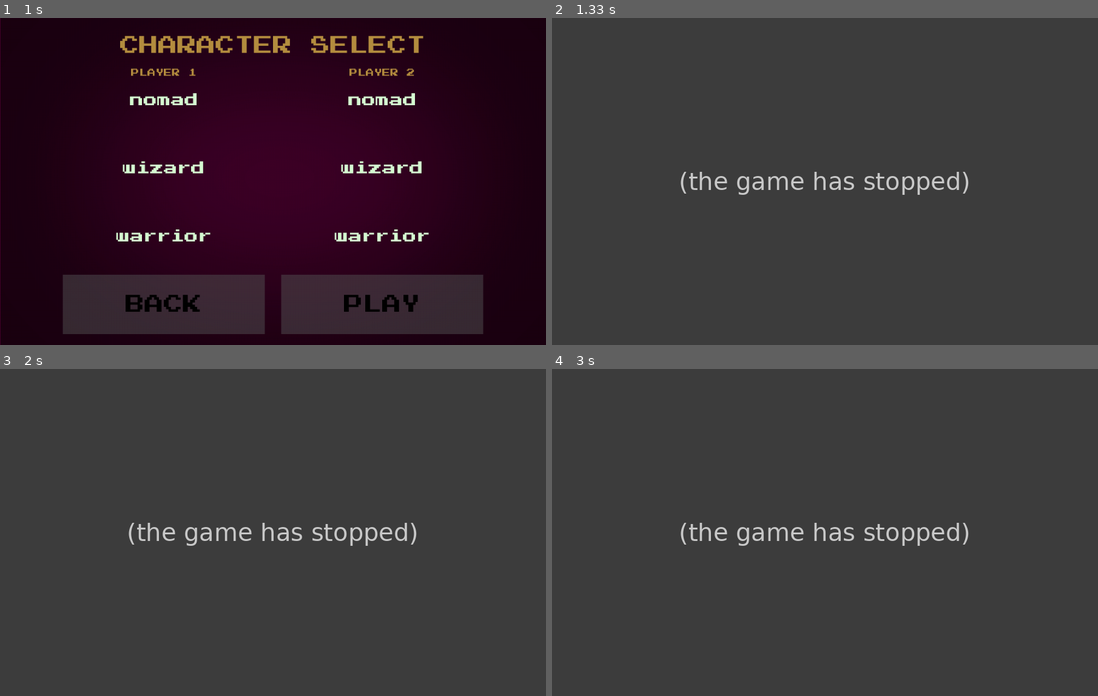
Above: before the commit, frames 1-4 (two rows, left to right).
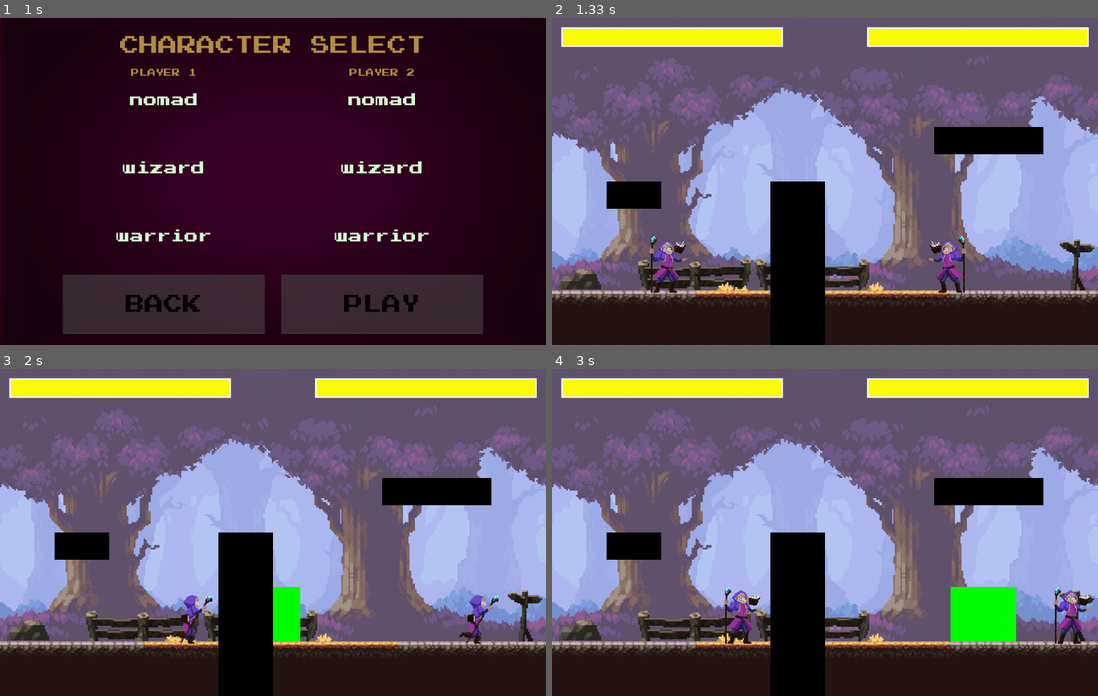
Above: after the commit, the same moments.

Repository: michaelc445/street-fighter-pygame
Game: pygame game, started from game/main.py
The game is run twice, just before and just after one commit, with the same random seed, the same clock (stepped at 60 frames per second) and the same inputs.
Inputs:
- Up to frame 1 (1 s): click "PLAY" at 0.38 s; click "SINGLEPLAYER" at 0.72 s
- Up to frame 2 (1.33 s): click "PLAY" at 1.05 s
- Up to frame 3 (2 s): tap T at 1.33 s; hold Right from 1.67 s (still down); hold D from 1.67 s (still down)
- Up to frame 4 (3 s): release Right at 2.13 s; release D at 2.13 s; hold Up 2.17-2.47 s; hold W 2.17-2.47 s; hold Right 2.5-2.97 s; hold D 2.5-2.97 s; tap T at 2.65 s

Frame 1 is identical in both runs. In frame 2, 99% of the frame differs, in the area x 0-100%, y 0-100%; in frame 3, 99%; in frame 4, 99%.
Error before the commit: AttributeError: 'StreetFighter' object has no attribute 'game_loop' (main.py line 728); the game stopped at 1.05 s (later frames are placeholders)

Commit message:
added single player back

Diff:
--- a/game/fighter.py
+++ b/game/fighter.py
@@ -1,7 +1,7 @@
 import pygame
 
 class Fighter(object):
-    def __init__(self, player, x, y, flip, punch_sound, projectile_sound, hit_sound,controls):
+    def __init__(self, player, x, y, flip, controls):
         self.updateFrame = pygame.time.get_ticks()
         self.action = 0  # 0=idle, 1=attack1, 2=attack2, 3=dying, 4=running, 5=jumping, 6=falling, 7=hit
         self.frame = 0
@@ -21,9 +21,7 @@
         self.attack1_cooldown = 0
         self.attack2_cooldown = 0
         self.color = (255, 0, 0)
-        self.punch_sound = punch_sound
-        self.projectile_sound = projectile_sound
-        self.hit_sound = hit_sound
+
         self.alive = True
         self.controls = controls
 
@@ -131,7 +129,7 @@
 
     def take_hit(self, damage, knockback, direction):
         self.hit = True
-        self.hit_sound.play()
+        #self.hit_sound.play()
         self.health -= damage
         self.color = (255, 255, 255)
         self.vel_x += (knockback - 2 * knockback * direction)
--- a/game/main.py
+++ b/game/main.py
@@ -1,9 +1,12 @@
 import pygame,asyncio
 from pygame import mixer
 
+from warrior import createWarrior
+from nomad import createNomad
+from wizard import createWizard
 from obstacle import Obstacle
 from button import Button
-
+from fighter import Fighter
 import sys
 
 
@@ -18,13 +21,13 @@
 
         self.player2_controls = {"left": pygame.K_LEFT, "right": pygame.K_RIGHT, "jump": pygame.K_UP,
                             "attack1": pygame.K_n, "attack2": pygame.K_m, "block": pygame.K_DOWN}
-
+        self.run = True
         mixer.init()
         # pygame.init()
         # create game window
         self.SCREEN_WIDTH = 1000
         self.SCREEN_HEIGHT = 600
-
+        self.game_in_progress = False
         # default characters
         self.p1 = "wizard"
         self.p2 = "wizard"
@@ -42,36 +45,36 @@
         self.WHITE = (255, 255, 255)
 
         # load bg image
-        self.bg_image = pygame.image.load("assets/maps/background.png").convert_alpha()
-        self.menu_bg = pygame.image.load("assets/menu/main_menu_bg.png").convert_alpha()
+        self.bg_image = pygame.image.load("maps/background.png").convert_alpha()
+        self.menu_bg = pygame.image.load("menu/main_menu_bg.png").convert_alpha()
 
         # use mixer to load music and sounds
         # mixer.music.load("assets/audio/main.mp3")
         # mixer.music.play(-1)
         mixer.music.set_volume(0)
-        #self.punch_fx = mixer.Sound("audio/punch-pygbag.ogg")
-        #self.projectile_fx = mixer.Sound("audio/proj-pygbag.ogg")
-        #self.hit_fx = mixer.Sound("audio/hit-pygbag.ogg")
+        # self.punch_fx = mixer.Sound("audio/punch-pygbag.ogg")
+        # self.projectile_fx = mixer.Sound("audio/proj-pygbag.ogg")
+        # self.hit_fx = mixer.Sound("audio/hit-pygbag.ogg")
         # self.punch_fx.set_volume(0.15)
         # self.projectile_fx.set_volume(0.5)
         # self.hit_fx.set_volume(0.5)
 
         # create obstacles
-        # obstacle_1 = Obstacle(400, 300, 100, 300)
+        self.obstacle_1 = Obstacle(400, 300, 100, 300)
         self.obstacle_2 = Obstacle(700, 200, 200, 50)
         self.obstacle_3 = Obstacle(100, 300, 100, 50)
-        self.obstacles = [self.obstacle_2, self.obstacle_3]
+        self.obstacles = [self.obstacle_1,self.obstacle_2, self.obstacle_3]
 
         # current game state
 
         self.game_state = "main_menu"
         self.menu_scaled = pygame.transform.scale(self.menu_bg, (self.SCREEN_WIDTH, self.SCREEN_HEIGHT))
-
+        self.scaled_bg = pygame.transform.scale(self.bg_image, (self.SCREEN_WIDTH, self.SCREEN_HEIGHT))
 
 
     def draw_bg(self):
-        scaled_bg = pygame.transform.scale(self.bg_image, (self.SCREEN_WIDTH, self.SCREEN_HEIGHT))
-        self.screen.blit(scaled_bg, (0, 0))
+
+        self.screen.blit(self.scaled_bg, (0, 0))
 
 
     # draw health bars
@@ -84,7 +87,7 @@
 
     # font size
     def font(self,size):
-        return pygame.font.Font("assets/menu/font.ttf", size)
+        return pygame.font.Font("menu/font.ttf", size)
 
 
     # when a button is pressed, it should change the key that is assigned to that action
@@ -126,68 +129,68 @@
     #         self.hit_fx.set_volume(1)
 
 
-    # game loop
-    # def game_loop(self):
-    #     if self.p1 == "wizard":
-    #         fighter_1 = createWizard(Fighter, 1, 200, 310, False, self.punch_fx, self.projectile_fx, self.hit_fx, self.player1_controls)
-    #
-    #     elif self.p1 == "nomad":
-    #         fighter_1 = createNomad(Fighter, 1, 200, 310, False, self.punch_fx, self.projectile_fx, self.hit_fx, self.player1_controls)
-    #
-    #     elif self.p1 == "warrior":
-    #         fighter_1 = createWarrior(Fighter, 1, 200, 310, False, self.punch_fx, self.projectile_fx, self.hit_fx, self.player1_controls)
-    #
-    #     if self.p2 == "wizard":
-    #         fighter_2 = createWizard(Fighter, 2, 700, 310, True, self.punch_fx, self.projectile_fx, self.hit_fx, self.player2_controls)
-    #
-    #     elif self.p2 == "nomad":
-    #         fighter_2 = createNomad(Fighter, 2, 700, 310, True, self.punch_fx, self.projectile_fx, self.hit_fx, self.player2_controls)
-    #
-    #     elif self.p2 == "warrior":
-    #         fighter_2 = createWarrior(Fighter, 2, 700, 310, True, self.punch_fx, self.projectile_fx, self.hit_fx, self.player2_controls)
-    #
-    #     run = True
-    #     while run:
-    #
-    #         # cap frame rate
-    #         self.clock.tick(self.FPS)
-    #
-    #         # draw background
-    #         self.draw_bg()
-    #
-    #         # draw health bars
-    #         self.draw_health_bar(fighter_1.health, 20, 20)
-    #         self.draw_health_bar(fighter_2.health, 580, 20)
-    #
-    #         # move fighters
-    #         fighter_1.move(self.SCREEN_WIDTH, self.SCREEN_HEIGHT, self.screen, fighter_2, self.obstacles)
-    #         fighter_2.move(self.SCREEN_WIDTH, self.SCREEN_HEIGHT, self.screen, fighter_1, self.obstacles)
-    #
-    #         # update frames
-    #         fighter_1.frameUpdate()
-    #         fighter_2.frameUpdate()
-    #
-    #         # draw fighters
-    #         fighter_1.draw(self.screen)
-    #         fighter_2.draw(self.screen)
-    #
-    #         # draw obstacles
-    #         for obstacle in self.obstacles:
-    #             obstacle.draw(self.screen)
-    #
-    #         for event in pygame.event.get():
-    #             if event.type == pygame.QUIT:
-    #                 run = False
-    #             if event.type == pygame.KEYDOWN:
-    #                 if event.key == pygame.K_ESCAPE:
-    #                     run = False
-    #
-    #         # if fighter 1 or 2 punches, play the punch.wav sound effect
-    #
-    #         # update display
-    #         pygame.display.update()
-    #     pygame.quit()
-    #     sys.exit()
+
+    def game_loop(self):
+
+        if not self.game_in_progress:
+            if self.p1 == "wizard":
+                self.fighter_1 = createWizard(Fighter, 1, 200, 310, False, self.player1_controls)
+
+            elif self.p1 == "nomad":
+                self.fighter_1 = createNomad(Fighter, 1, 200, 310, False, self.player1_controls)
+
+            elif self.p1 == "warrior":
+                self.fighter_1 = createWarrior(Fighter, 1, 200, 310, False, self.player1_controls)
+
+            if self.p2 == "wizard":
+                self.fighter_2 = createWizard(Fighter, 2, 700, 310, True, self.player2_controls)
+
+            elif self.p2 == "nomad":
+                self.fighter_2 = createNomad(Fighter, 2, 700, 310, True, self.player2_controls)
+
+            elif self.p2 == "warrior":
+                self.fighter_2 = createWarrior(Fighter, 2, 700, 310, True, self.player2_controls)
+
+            self.game_in_progress = True
+
+
+
+
+        # cap frame rate
+        self.clock.tick(self.FPS)
+
+        # draw background
+        self.draw_bg()
+
+        # draw health bars
+        self.draw_health_bar(self.fighter_1.health, 20, 20)
+        self.draw_health_bar(self.fighter_2.health, 580, 20)
+
+        # move fighters
+        self.fighter_1.move(self.SCREEN_WIDTH, self.SCREEN_HEIGHT, self.screen, self.fighter_2, self.obstacles)
+        self.fighter_2.move(self.SCREEN_WIDTH, self.SCREEN_HEIGHT, self.screen, self.fighter_1, self.obstacles)
+
+        # update frames
+        self.fighter_1.frameUpdate()
+        self.fighter_2.frameUpdate()
+
+        # draw fighters
+        self.fighter_1.draw(self.screen)
+        self.fighter_2.draw(self.screen)
+
+        # draw obstacles
+        for obstacle in self.obstacles:
+            obstacle.draw(self.screen)
+
+        for event in pygame.event.get():
+            if event.type == pygame.QUIT:
+                self.run = False
+            if event.type == pygame.KEYDOWN:
+                if event.key == pygame.K_ESCAPE:
+                    self.run = False
+
+
+
 
 
     async def update_enemy(self, game_client, local_player, enemy_character):
@@ -613,16 +616,16 @@
         rect = text.get_rect(center=(500, 50))
         self.screen.blit(text, rect)
 
-        single_player = Button(image=pygame.image.load("assets/menu/long.png"), pos=(500, 150),
+        single_player = Button(image=pygame.image.load("menu/long.png"), pos=(500, 150),
                                text_input="SINGLEPLAYER", font=self.font(35), base_color="#d7fcd4", hovering_color="White")
 
-        local = Button(image=pygame.image.load("assets/menu/long.png"), pos=(500, 275),
+        local = Button(image=pygame.image.load("menu/long.png"), pos=(500, 275),
                        text_input="LOCAL MULTI", font=self.font(35), base_color="#d7fcd4", hovering_color="White")
 
-        multiplayer = Button(image=pygame.image.load("assets/menu/long.png"), pos=(500, 400),
+        multiplayer = Button(image=pygame.image.load("menu/long.png"), pos=(500, 400),
                              text_input="MULTIPLAYER", font=self.font(35), base_color="#d7fcd4", hovering_color="White")
 
-        back = Button(image=pygame.image.load("assets/menu/medium.png"), pos=(500, 525),
+        back = Button(image=pygame.image.load("menu/medium.png"), pos=(500, 525),
                       text_input="BACK", font=self.font(35), base_color="#d7fcd4", hovering_color="White")
 
         for button in [single_player, local, multiplayer, back]:
@@ -689,7 +692,7 @@
         rect = text.get_rect(center=(700, 100))
         self.screen.blit(text, rect)
 
-        play = Button(image=pygame.image.load("assets/menu/medium.png"), pos=(700, 525),
+        play = Button(image=pygame.image.load("menu/medium.png"), pos=(700, 525),
                       text_input="PLAY", font=self.font(35), base_color="Black", hovering_color="Yellow")
         # character select buttons for player 1
         p1_wizard = Button(image=None, pos=(300, 275),
@@ -706,7 +709,7 @@
         p2_nomad = Button(image=None, pos=(700, 150),
                           text_input="nomad", font=self.font(25), base_color=p2_color_nomad, hovering_color="Blue")
 
-        back = Button(image=pygame.image.load("assets/menu/medium.png"), pos=(300, 525),
+        back = Button(image=pygame.image.load("menu/medium.png"), pos=(300, 525),
                       text_input="BACK", font=self.font(35), base_color="Black", hovering_color="Yellow")
 
         for button in [back, play, p1_wizard, p1_warrior, p1_nomad, p2_wizard, p2_warrior, p2_nomad]:
@@ -725,7 +728,7 @@
                 # make it so that when you click play, it goes to the game loop
                 if play.checkForInput(mouse):
                     pygame.display.set_caption("Game")
-                    self.game_loop()
+                    self.game_state = "local_game_loop"
                 if back.checkForInput(mouse):
                     pygame.display.set_caption("Main Menu")
                     self.game_state = "menu_play"
@@ -774,15 +777,15 @@
         text = self.font(75).render("Main Menu", True, "#b68f40")
         rect = text.get_rect(center=(500, 50))
 
-        play = Button(image=pygame.image.load("assets/menu/long.png"), pos=(500, 180),
+        play = Button(image=pygame.image.load("menu/long.png"), pos=(500, 180),
                       text_input="PLAY", font=self.font(55), base_color="#d7fcd4", hovering_color="White")
 
         # multi_player = Button(image=pygame.image.load("assets/Options Rect.png"), pos=(500, 275),
         # text_input="MULTI-PLAYER", font=font(45), base_color="#d7fcd4", hovering_color="White")
 
-        options = Button(image=pygame.image.load("assets/menu/long.png"), pos=(500, 325),
+        options = Button(image=pygame.image.load("menu/long.png"), pos=(500, 325),
                          text_input="OPTIONS", font=self.font(55), base_color="#d7fcd4", hovering_color="White")
-        quit = Button(image=pygame.image.load("assets/menu/medium.png"), pos=(500, 470),
+        quit = Button(image=pygame.image.load("menu/medium.png"), pos=(500, 470),
                       text_input="QUIT", font=self.font(55), base_color="#d7fcd4", hovering_color="White")
 
         self.screen.blit(text, rect)
@@ -814,16 +817,13 @@
     async def main(self):
         pygame.init()
         state_map = {"main_menu": self.main_menu, "menu_play": self.menu_play,
-                     "menu_char" : self.menu_char}
-        run = True
-        while run:
+                     "menu_char" : self.menu_char,"local_game_loop":self.game_loop}
+        self.run = True
+        while self.run:
             draw_func = state_map[self.game_state]
-            # print(self.game_state)
             draw_func()
-            # print("yeah go on")
-            # print("would you go way")
             await asyncio.sleep(0)
-            pygame.display.update()
+            pygame.display.flip()
 
 
 app = StreetFighter()
--- a/game/nomad.py
+++ b/game/nomad.py
@@ -1,10 +1,10 @@
 import pygame
 from projectile import Projectile
 
-def createNomad(inherit_from, player, x, y, flip, punch_sound, projectile_sound, hit_sound, controls):
+def createNomad(inherit_from, player, x, y, flip, controls):
     class Nomad(inherit_from):
-        def __init__(self, player, x, y, flip, punch_sound, projectile_sound, hit_sound, controls):
-            super().__init__(player, x, y, flip, punch_sound, projectile_sound, hit_sound, controls)
+        def __init__(self, player, x, y, flip, controls):
+            super().__init__(player, x, y, flip, controls)
 
             #hitbox
             height = 100
@@ -31,7 +31,7 @@
             if self.attack_type == 1:
                 if self.attack1_cooldown == 0:
                     self.attacking = True
-                    self.punch_sound.play()
+                    #self.punch_sound.play()
                     damage = 10
                     knockback = 10
                     attacking_rect = pygame.Rect(self.rect.centerx - (2 * self.rect.width * self.flip), self.rect.y,
@@ -48,10 +48,10 @@
                     self.attacking = True
                     damage = 10
                     knockback = 10
-                    self.projectile_sound.play()
+                    #self.projectile_sound.play()
                     self.projectiles.append(
                         Projectile(self.rect.centerx - (2 * self.rect.width * self.flip), self.rect.y, 2 * self.rect.width,
                                     self.rect.height // 2, damage, knockback, self, 10 - (20 * self.flip)))
                     self.attack2_cooldown = 100
 
-    return Nomad(player, x, y, flip, punch_sound, projectile_sound, hit_sound, controls)
+    return Nomad(player, x, y, flip, controls)
--- a/game/warrior.py
+++ b/game/warrior.py
@@ -1,9 +1,9 @@
 import pygame
 
-def createWarrior(inherit_from, player, x, y, flip, punch_sound, projectile_sound, hit_sound,controls):
+def createWarrior(inherit_from, player, x, y, flip, controls):
     class Warrior(inherit_from):
-        def __init__(self, player, x, y, flip, punch_sound, projectile_sound, hit_sound,controls):
-            super().__init__(player, x, y, flip, punch_sound, projectile_sound, hit_sound,controls)
+        def __init__(self, player, x, y, flip, controls):
+            super().__init__(player, x, y, flip,controls)
 
             #hitbox
             height = 100
@@ -45,7 +45,7 @@
             if self.attack_type == 2:
                 if self.attack2_cooldown == 0:
                     self.attacking = True
-                    self.punch_sound.play()
+                    #self.punch_sound.play()
                     damage = 20
                     knockback = 15
                     attacking_rect = pygame.Rect(self.rect.centerx - (2 * self.rect.width * self.flip), self.rect.y,
@@ -58,4 +58,4 @@
 
                     pygame.draw.rect(surface, (0, 255, 0), attacking_rect)
 
-    return Warrior(player, x, y, flip, punch_sound, projectile_sound, hit_sound,controls)
+    return Warrior(player, x, y, flip, controls)
--- a/game/wizard.py
+++ b/game/wizard.py
@@ -1,10 +1,10 @@
 import pygame
-from game.projectile import Projectile
+from projectile import Projectile
 
-def createWizard(inherit_from, player, x, y, flip, punch_sound, projectile_sound, hit_sound,controls):
+def createWizard(inherit_from, player, x, y, flip, controls):
     class Wizard(inherit_from):
-        def __init__(self, player, x, y, flip, punch_sound, projectile_sound, hit_sound,controls):
-            super().__init__(player, x, y, flip, punch_sound, projectile_sound, hit_sound,controls)
+        def __init__(self, player, x, y, flip, controls):
+            super().__init__(player, x, y, flip,controls)
 
             #hitbox
             height = 100
@@ -15,7 +15,7 @@
             self.speed = 8
 
             #load wizard sheet
-            self.wizardSheet = pygame.image.load("game/assets/wizard/wizard_spritesheet.png")
+            self.wizardSheet = pygame.image.load("wizard/wizard_spritesheet.png")
 
             self.spriteSheet = self.wizardSheet
             self.sizeX = self.wizardSheetX = 231
@@ -32,7 +32,7 @@
                     self.attacking = True
                     damage = 5
                     knockback = 5
-                    self.projectile_sound.play()
+                    #self.projectile_sound.play()
                     self.projectiles.append(
                         Projectile(self.rect.centerx - (2 * self.rect.width * self.flip), self.rect.y, self.rect.width,
                                 self.rect.height // 2, damage, knockback, self, 10 - (20 * self.flip)))
@@ -43,10 +43,10 @@
                     self.attacking = True
                     damage = 15
                     knockback = 10
-                    self.projectile_sound.play()
+                    #self.projectile_sound.play()
                     self.projectiles.append(
                         Projectile(self.rect.centerx - (2 * self.rect.width * self.flip), self.rect.y, 2 * self.rect.width,
                                 self.rect.height, damage, knockback, self, 5 - (10 * self.flip)))
                     self.attack2_cooldown = 150
 
-    return Wizard(player, x, y, flip, punch_sound, projectile_sound, hit_sound,controls)
+    return Wizard(player, x, y, flip, controls)
Renamed: game/assets/maps/background.png -> game/maps/background.png
Renamed: game/assets/menu/font.ttf -> game/menu/font.ttf
Renamed: game/assets/menu/long.png -> game/menu/long.png
Renamed: game/assets/menu/main_menu_bg.png -> game/menu/main_menu_bg.png
Renamed: game/assets/menu/medium.png -> game/menu/medium.png
Renamed: game/assets/menu/small.png -> game/menu/small.png
Renamed: game/assets/nomad/Preview.png -> game/nomad/Preview.png
Renamed: game/assets/nomad/Sprite/Attack1.png -> game/nomad/Sprite/Attack1.png
Renamed: game/assets/nomad/Sprite/Attack2.png -> game/nomad/Sprite/Attack2.png
Renamed: game/assets/nomad/Sprite/Attack3.png -> game/nomad/Sprite/Attack3.png
Renamed: game/assets/nomad/Sprite/Death.png -> game/nomad/Sprite/Death.png
Renamed: game/assets/nomad/Sprite/Going Down.png -> game/nomad/Sprite/Going Down.png
(and 32 more such lines)
